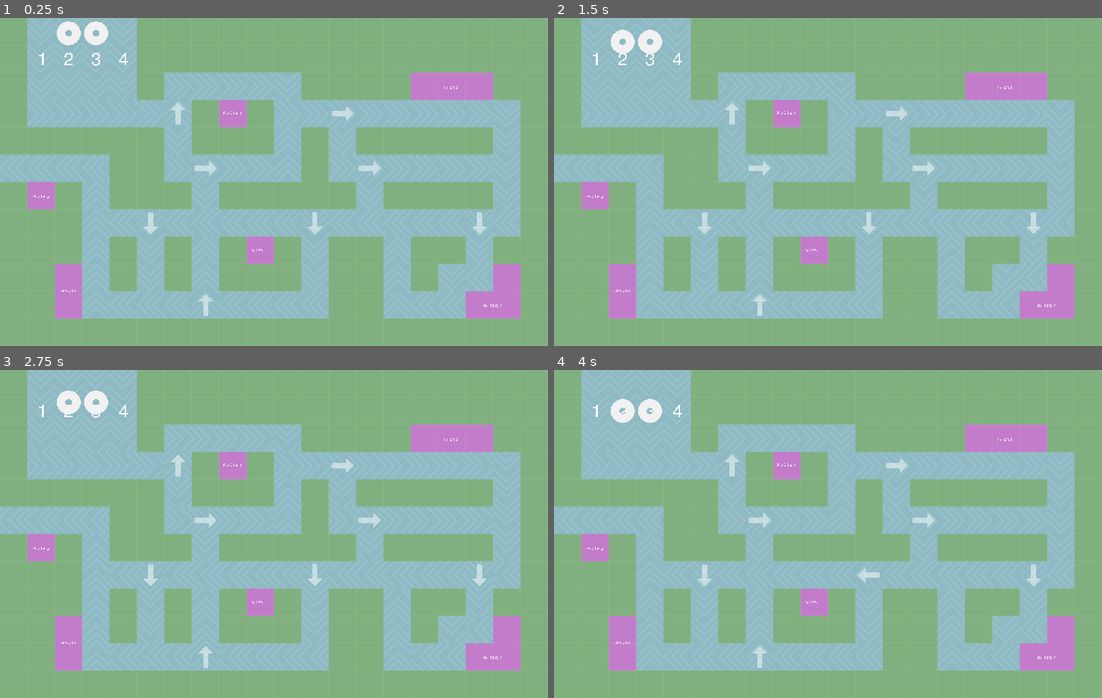
Above: before the commit, frames 1-4 (two rows, left to right).
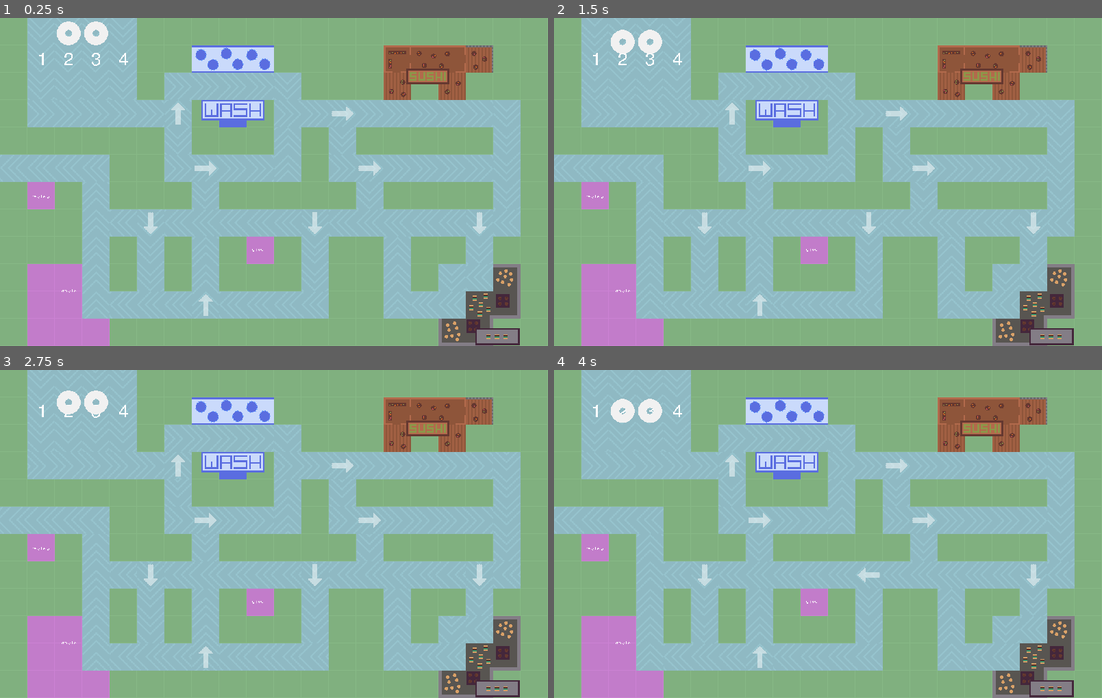
Above: after the commit, the same moments.

Repository: strawstack/CatCascade
Game: Godot game, scene res://main.tscn
Same seed, same stepped clock (60 frames per second), same inputs: the game is played once before the commit and once after it.
Inputs:
- Up to frame 1 (0.25 s): no input
- Up to frame 2 (1.5 s): tap 1 (1) at 0.6 s; tap 2 (2) at 0.8, 1.35 s
- Up to frame 3 (2.75 s): tap 3 (3) at 1.55, 2.1 s; tap 4 (4) at 2.3 s
- Up to frame 4 (4 s): tap 4 (4) at 2.85 s; tap A (a) at 3.05, 3.6 s; tap D (d) at 3.8 s

The runs differ from the first frame. In frame 1, 9.8% of the frame differs, in the area x 5-95%, y 8-100%; in frame 2, 9.8%; in frame 3, 9.8%; in frame 4, 9.8%.

Commit message:
Adding art for shops

Diff:
--- a/LudumDare53/main.tscn
+++ b/LudumDare53/main.tscn
@@ -1,6 +1,7 @@
 [gd_scene load_steps=23 format=2]
 
 [ext_resource path="res://img/cell.png" type="Texture" id=1]
+[ext_resource path="res://texture/wash.tres" type="Texture" id=2]
 [ext_resource path="res://texture/water1.tres" type="Texture" id=3]
 [ext_resource path="res://img/arrow.png" type="Texture" id=4]
 [ext_resource path="res://GameController.gd" type="Script" id=5]
@@ -8,7 +9,6 @@
 [ext_resource path="res://texture/water2.tres" type="Texture" id=20]
 [ext_resource path="res://texture/water3.tres" type="Texture" id=21]
 [ext_resource path="res://img/places/burger.png" type="Texture" id=22]
-[ext_resource path="res://img/places/polish.png" type="Texture" id=23]
 [ext_resource path="res://img/places/groom.png" type="Texture" id=24]
 [ext_resource path="res://img/places/sushi.png" type="Texture" id=25]
 [ext_resource path="res://img/places/review.png" type="Texture" id=26]
@@ -122,6 +122,22 @@
 0/shapes = [  ]
 0/z_index = 0
 
+[sub_resource type="TileSet" id=4]
+0/name = "cell.png 0"
+0/texture = ExtResource( 1 )
+0/tex_offset = Vector2( 0, 0 )
+0/modulate = Color( 1, 1, 1, 1 )
+0/region = Rect2( 0, 0, 64, 64 )
+0/tile_mode = 0
+0/occluder_offset = Vector2( 0, 0 )
+0/navigation_offset = Vector2( 0, 0 )
+0/shape_offset = Vector2( 0, 0 )
+0/shape_transform = Transform2D( 1, 0, 0, 1, 0, 0 )
+0/shape_one_way = false
+0/shape_one_way_margin = 0.0
+0/shapes = [  ]
+0/z_index = 0
+
 [sub_resource type="TileSet" id=5]
 0/name = "cell.png 0"
 0/texture = ExtResource( 1 )
@@ -138,22 +154,6 @@
 0/shapes = [  ]
 0/z_index = 0
 
-[sub_resource type="TileSet" id=4]
-0/name = "cell.png 0"
-0/texture = ExtResource( 1 )
-0/tex_offset = Vector2( 0, 0 )
-0/modulate = Color( 1, 1, 1, 1 )
-0/region = Rect2( 0, 0, 64, 64 )
-0/tile_mode = 0
-0/occluder_offset = Vector2( 0, 0 )
-0/navigation_offset = Vector2( 0, 0 )
-0/shape_offset = Vector2( 0, 0 )
-0/shape_transform = Transform2D( 1, 0, 0, 1, 0, 0 )
-0/shape_one_way = false
-0/shape_one_way_margin = 0.0
-0/shapes = [  ]
-0/z_index = 0
-
 [node name="main" type="Node"]
 script = ExtResource( 5 )
 
@@ -177,14 +177,14 @@
 
 [node name="Shop" type="TileMap" parent="."]
 modulate = Color( 0.803922, 0.513726, 0.835294, 1 )
+tile_set = SubResource( 4 )
+format = 1
+tile_data = PoolIntArray( 65543, 0, 0, 65544, 0, 0, 65545, 0, 0, 65550, 0, 0, 65551, 0, 0, 65552, 0, 0, 65553, 0, 0, 131086, 0, 0, 131088, 0, 0, 196616, 0, 0, 393217, 0, 0, 524297, 0, 0, 589825, 0, 0, 589826, 0, 0, 589842, 0, 0, 655361, 0, 0, 655362, 0, 0, 655377, 0, 0, 655378, 0, 0, 720897, 0, 0, 720898, 0, 0, 720899, 0, 0, 720912, 0, 0, 720913, 0, 0 )
+
+[node name="Switch" type="TileMap" parent="."]
+visible = false
+modulate = Color( 0.419608, 0.831373, 0.509804, 1 )
 tile_set = SubResource( 5 )
-format = 1
-tile_data = PoolIntArray( 131087, 0, 0, 131088, 0, 0, 131089, 0, 0, 196616, 0, 0, 393217, 0, 0, 524297, 0, 0, 589826, 0, 0, 589842, 0, 0, 655362, 0, 0, 655377, 0, 0, 655378, 0, 0 )
-
-[node name="Switch" type="TileMap" parent="."]
-visible = false
-modulate = Color( 0.419608, 0.831373, 0.509804, 1 )
-tile_set = SubResource( 4 )
 format = 1
 tile_data = PoolIntArray( 196614, 0, 0, 196620, 0, 0, 327687, 0, 0, 327693, 0, 0, 458757, 0, 0, 458763, 0, 0, 458769, 0, 0, 655367, 0, 0 )
 
@@ -198,20 +198,20 @@
 position = Vector2( 160.676, 639.275 )
 texture = ExtResource( 27 )
 
-[node name="polish" type="Sprite" parent="shops"]
-position = Vector2( 542.872, 222.334 )
-texture = ExtResource( 23 )
+[node name="wash" type="Sprite" parent="shops"]
+position = Vector2( 544, 160 )
+texture = ExtResource( 2 )
 
 [node name="review" type="Sprite" parent="shops"]
 position = Vector2( 94.7492, 418.332 )
 texture = ExtResource( 26 )
 
 [node name="sushi" type="Sprite" parent="shops"]
-position = Vector2( 1053.36, 162.643 )
+position = Vector2( 1024, 128 )
 texture = ExtResource( 25 )
 
 [node name="burger" type="Sprite" parent="shops"]
-position = Vector2( 1150.47, 673.129 )
+position = Vector2( 1120, 672 )
 texture = ExtResource( 22 )
 
 [node name="numbers" type="Node2D" parent="."]
--- /dev/null
+++ b/LudumDare53/texture/wash.tres
@@ -0,0 +1,10 @@
+[gd_resource type="AnimatedTexture" load_steps=3 format=2]
+
+[ext_resource path="res://img/places/wash1.png" type="Texture" id=1]
+[ext_resource path="res://img/places/wash2.png" type="Texture" id=2]
+
+[resource]
+frames = 2
+frame_0/texture = ExtResource( 1 )
+frame_1/texture = ExtResource( 2 )
+frame_1/delay_sec = 0.0
Binary file changed: LudumDare53/img/places/burger.png
Binary file changed: LudumDare53/img/places/sushi.png
Binary file added: LudumDare53/img/places/wash1.png
Not shown, added: LudumDare53/img/places/wash1.png.import
Binary file added: LudumDare53/img/places/wash2.png
Not shown, added: LudumDare53/img/places/wash2.png.import
Not shown, added: aseprite_source/burger.aseprite
Not shown, added: aseprite_source/sushi.aseprite
Not shown, added: aseprite_source/wash.aseprite
